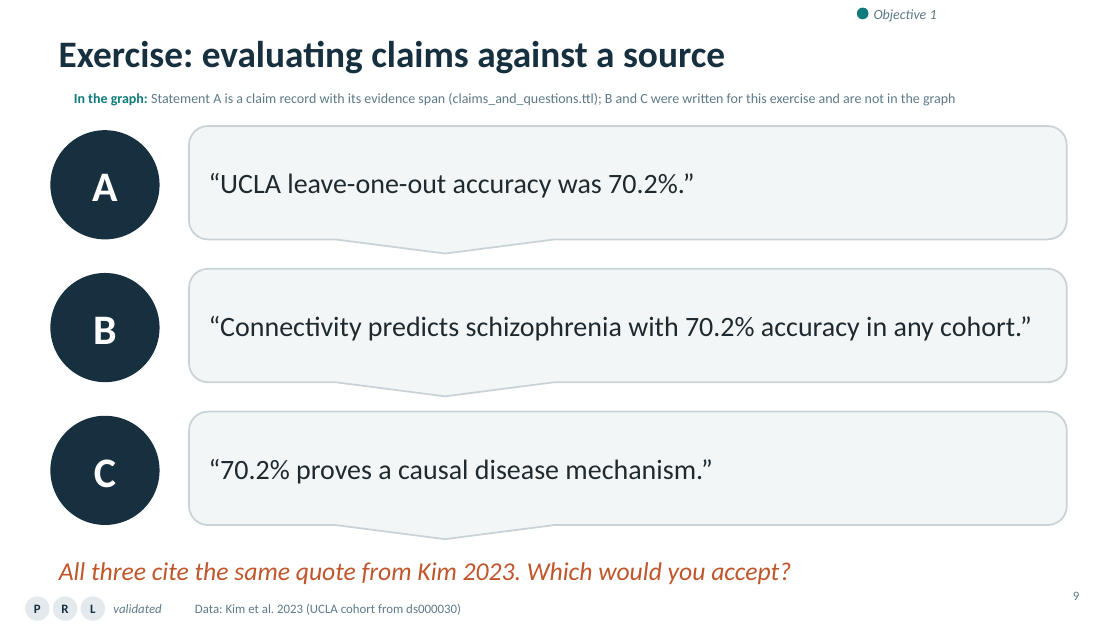
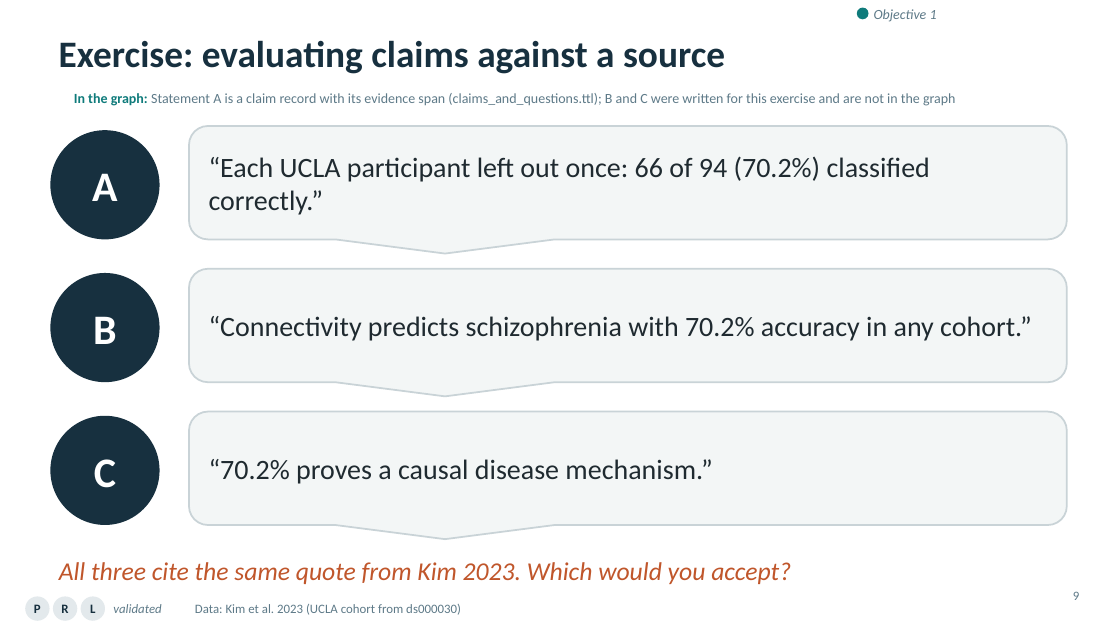
Before and after one commit to ReproNim/llm-workshop-kg, a slide deck: slide 9 of slides/Knowledge_Graphs_Skills_Neuroimaging_v4.pptx. Drawn at 1120x630 pixels with LibreOffice and Linux fonts; fonts in the diff are those of the drawing; background and template pictures are left out. Boxes give left, top, right and bottom in pixels: in the first picture for what was removed or moved away, otherwise in the second. Text is boxed around its words. In the diff, an @@ line names an element or a change of style, - is before the commit and + after.

```diff
--- a/slides/Knowledge_Graphs_Skills_Neuroimaging_v4.pptx
+++ b/slides/Knowledge_Graphs_Skills_Neuroimaging_v4.pptx
@@ text in rounded speech box at (209,156,930,215): text changed @@
-“UCLA leave-one-out accuracy was 70.2%.”
+“Each UCLA participant left out once: 66 of 94 (70.2%) classified correctly.”
```
Also in this commit, not shown: 3 other slides changed, 2 other files.
